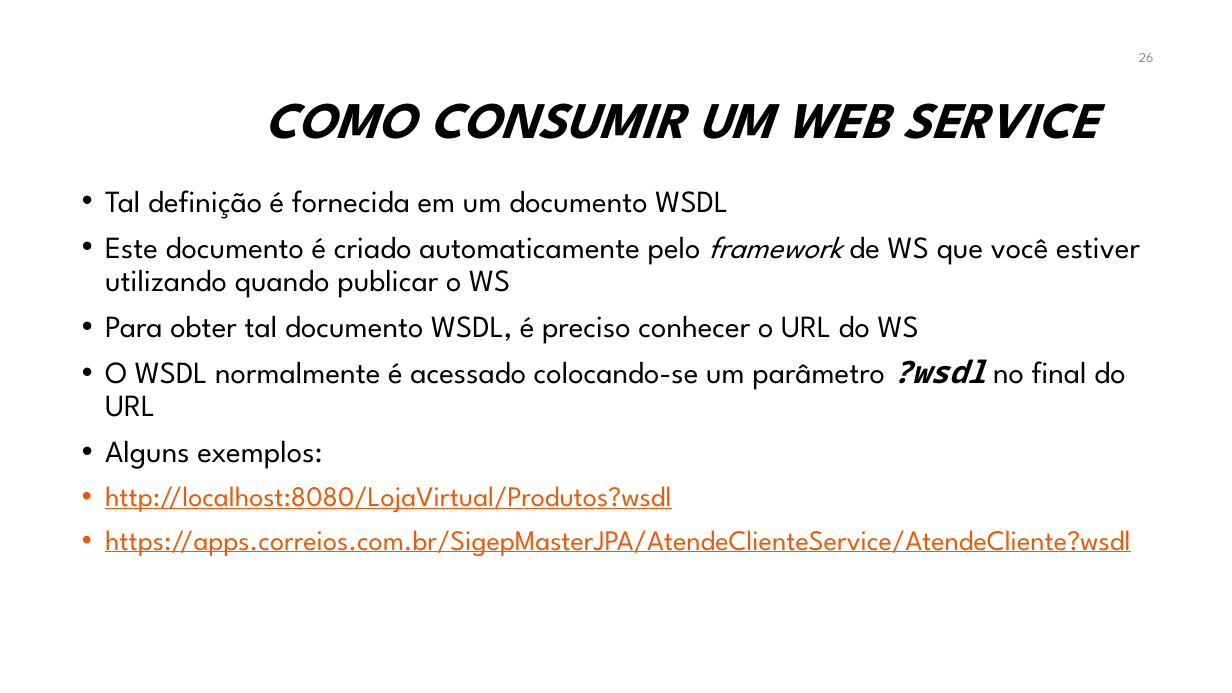
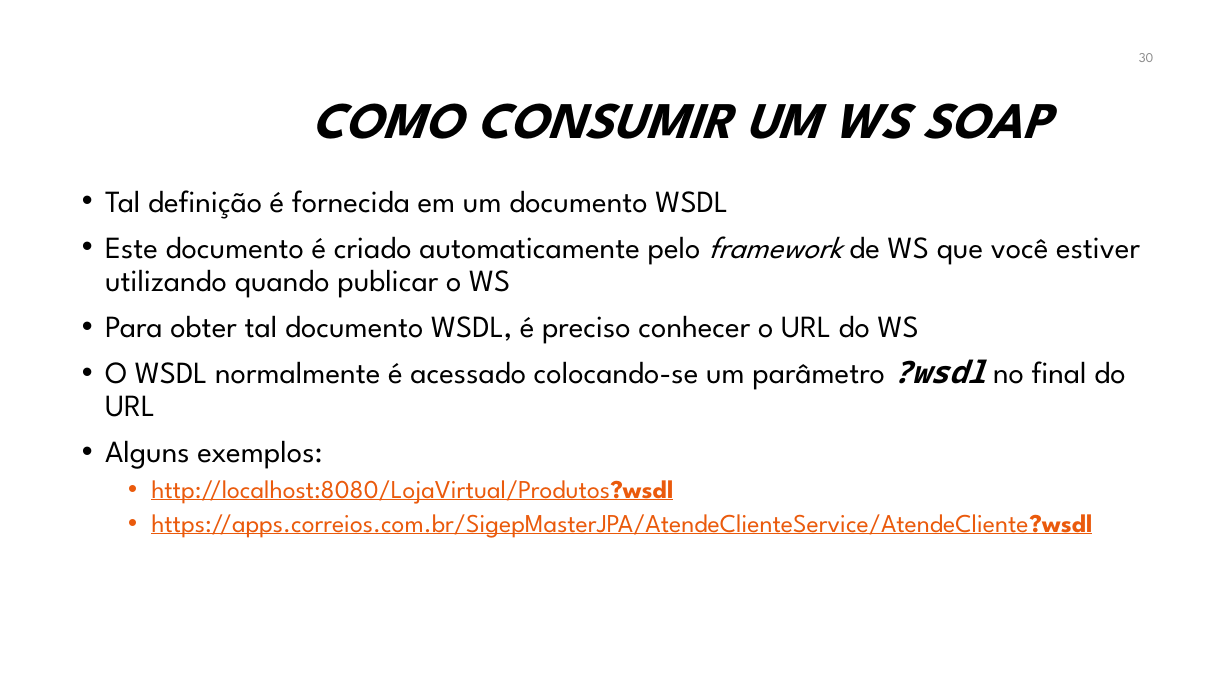
Before and after one commit to manoelcampos/sistemas-distribuidos, a slide deck: slide 30 of projects/08-webservices/webservices.pptx (slide 26 before the commit). Drawn at 1232x693 pixels with LibreOffice and Linux fonts; fonts in the diff are those of the drawing; background and template pictures are left out. Boxes give left, top, right and bottom in pixels: in the first picture for what was removed or moved away, otherwise in the second. Text is boxed around its words. In the diff, an @@ line names an element or a change of style, - is before the commit and + after.

```diff
--- a/projects/08-webservices/webservices.pptx
+++ b/projects/08-webservices/webservices.pptx
@@ page number at (x1=1139, y1=53, x2=1154, y2=62): text changed @@
-26
+30
@@ title at (x1=312, y1=103, x2=1050, y2=139): text changed @@
-COMO CONSUMIR UM WEB SERVICE
+COMO CONSUMIR UM WS SOAP
@@ text at (x1=151, y1=480, x2=1092, y2=538): size 22 to 20 pt, bold on in "http://localhost:8080/LojaVirtual/Produtos?wsdl", "https://apps.correios.com.br/SigepMasterJPA/AtendeClienteSer ..."; list level 1 to 2 in "http://localhost:8080/LojaVirtual/Produtos?wsdl"; list level 1 to 2 in "https://apps.correios.com.br/SigepMasterJPA/AtendeClienteSer ..." @@
```
Also in this commit, not shown: 23 other slides changed, 4 slides added.
